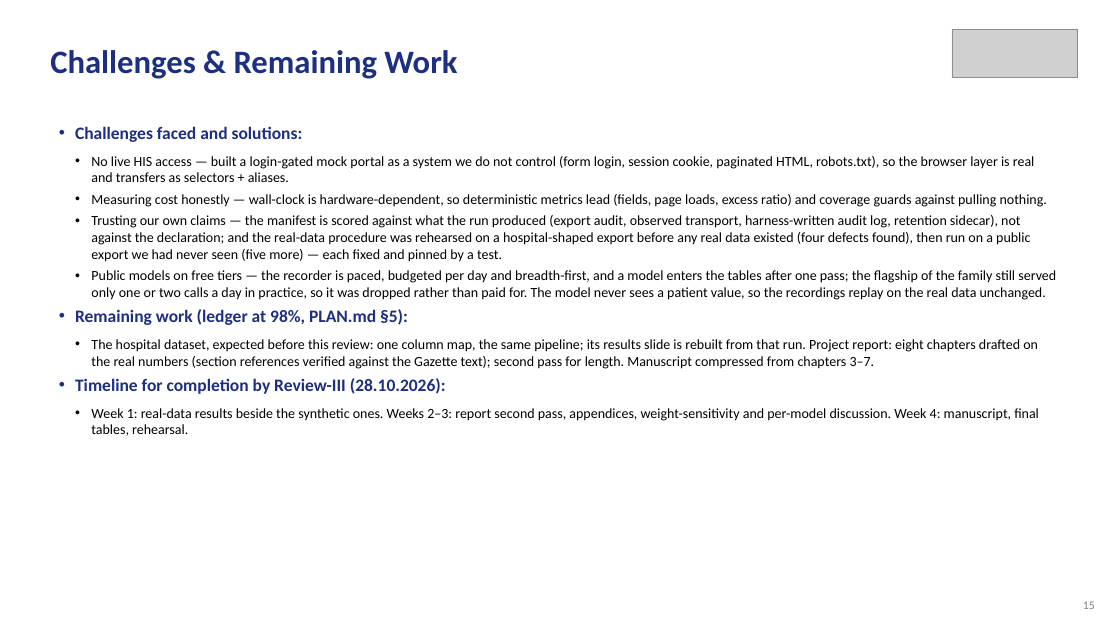
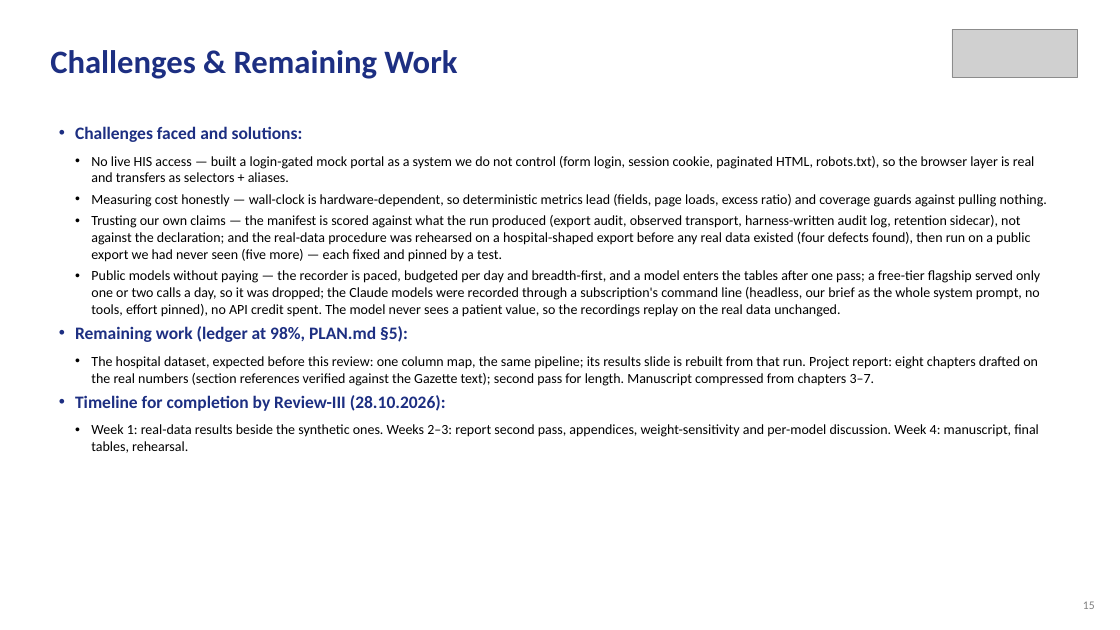
Before and after one commit to aysk1209/his-scraping-dpdp-project, a slide deck: slide 15 of Review-II.pptx. Drawn at 1120x630 pixels with LibreOffice and Linux fonts; fonts in the diff are those of the drawing; grey boxes stand for pictures. Boxes give left, top, right and bottom in pixels: in the first picture for what was removed or moved away, otherwise in the second. Text is boxed around its words. In the diff, an @@ line names an element or a change of style, - is before the commit and + after.

```diff
--- a/Review-II.pptx
+++ b/Review-II.pptx
@@ text at (91,270,1040,317): text changed @@
-  • Public models on free tiers — the recorder is paced, budgeted per day and breadth-first, and a model enters the tables after one pass; the flagship of the family still served only one or two calls a day in practice, so it was dropped rather than paid for. The model never sees a patient value, so the recordings replay on the real data unchanged.
+  • Public models without paying — the recorder is paced, budgeted per day and breadth-first, and a model enters the tables after one pass; a free-tier flagship served only one or two calls a day, so it was dropped; the Claude models were recorded through a subscription's command line (headless, our brief as the whole system prompt, no tools, effort pinned), no API credit spent. The model never sees a patient value, so the recordings replay on the real data unchanged.
```
Also in this commit, not shown: 4 other slides changed, 22 other files.
